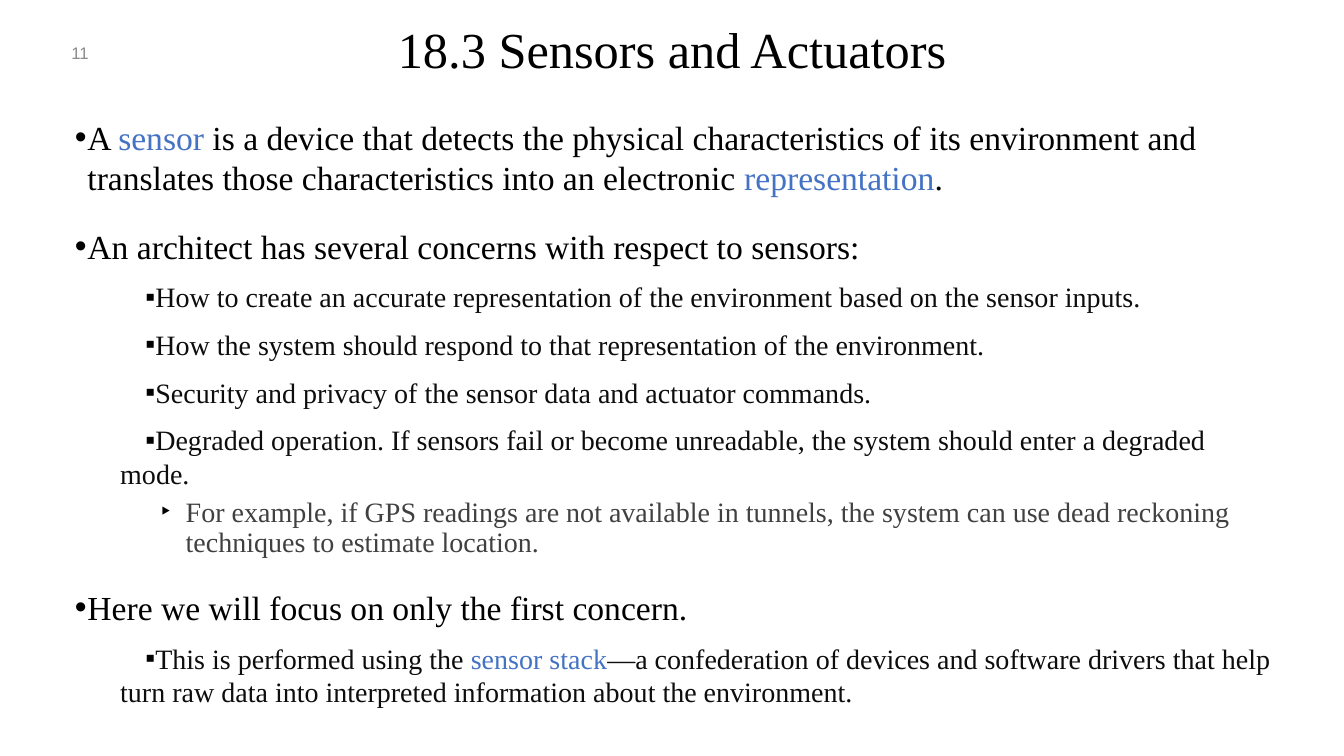
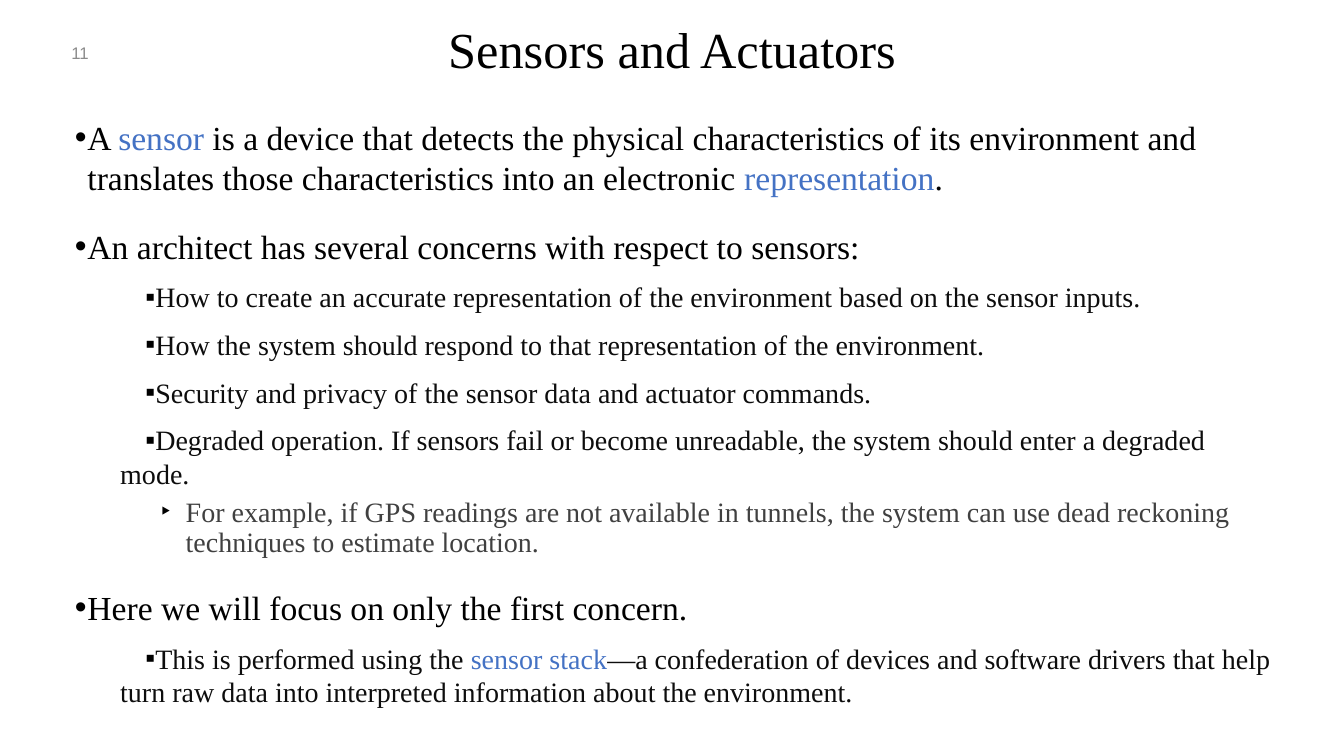
Before and after one commit to mohamad-khorsandi/slides-of-software-architecture-in-practice-4th-ed, a slide deck: slide 11 of chapter 18.pptx. Drawn at 1344x756 pixels with LibreOffice and Linux fonts; fonts in the diff are those of the drawing; background and template pictures are left out. Boxes give left, top, right and bottom in pixels: in the first picture for what was removed or moved away, otherwise in the second. Text is boxed around its words. In the diff, an @@ line names an element or a change of style, - is before the commit and + after.

```diff
--- a/chapter 18.pptx
+++ b/chapter 18.pptx
@@ title at (x1=448, y1=33, x2=896, y2=69): text changed @@
-18.3 Sensors and Actuators
+Sensors and Actuators
```
Also in this commit, not shown: 11 other slides changed, 12 other files.
